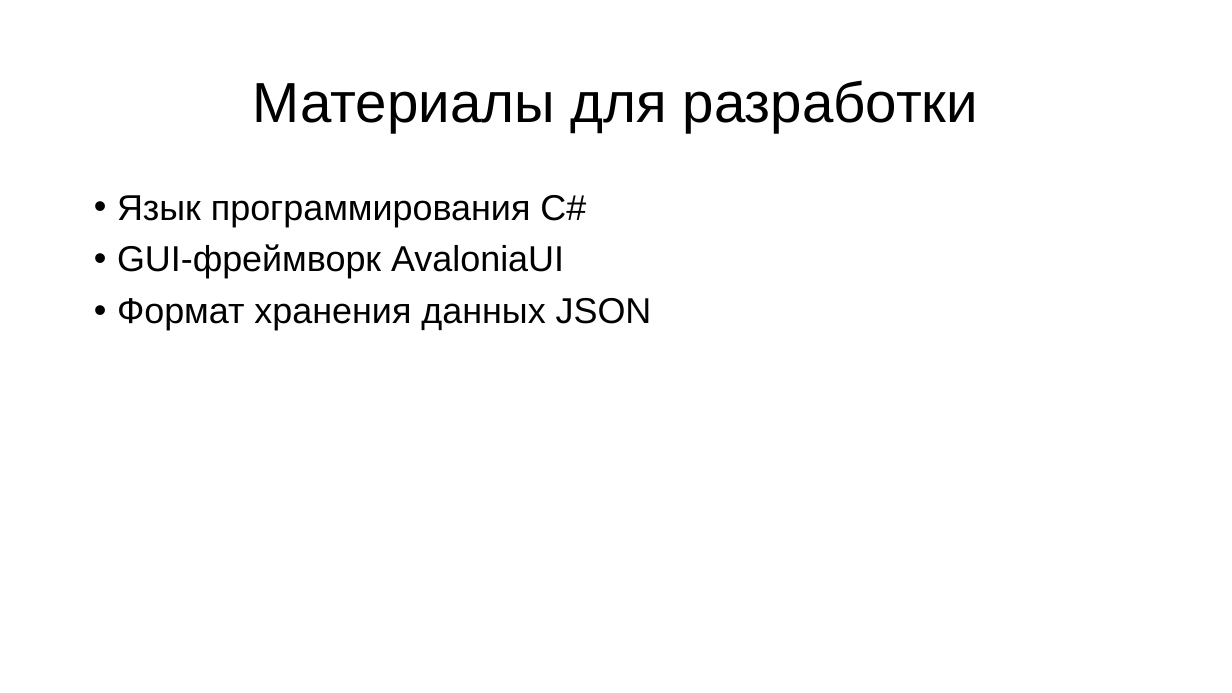
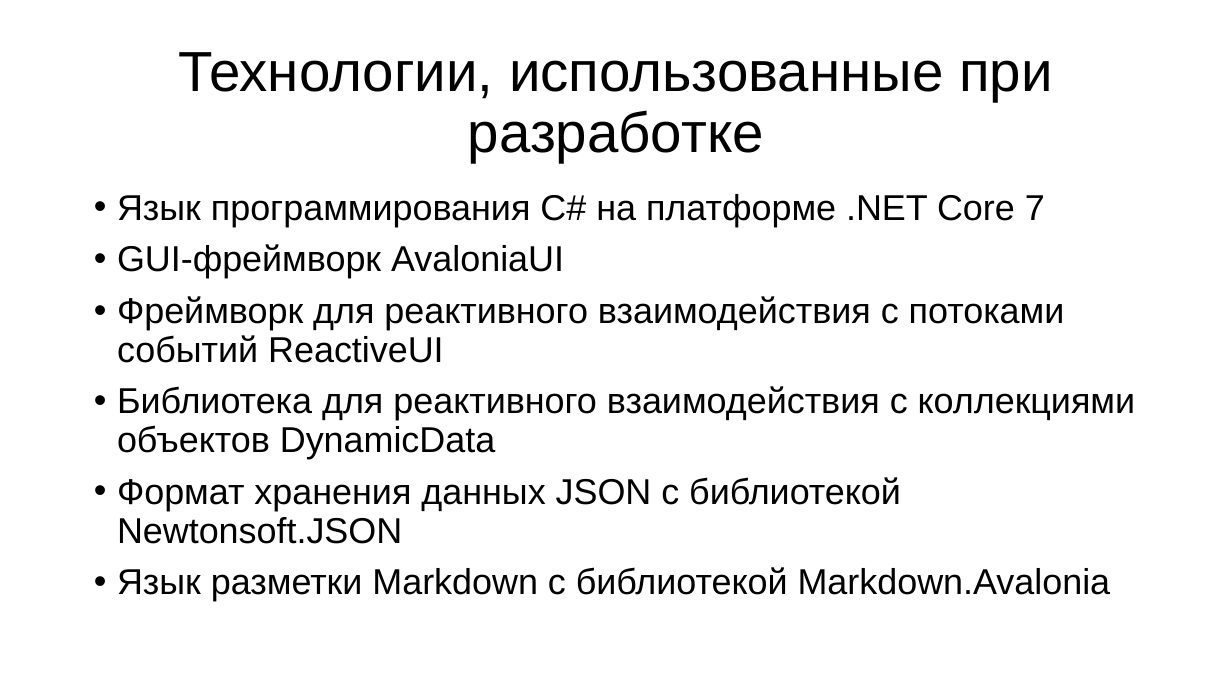
Before and after one commit to ShinyZero0/project, a slide deck: slide 4 of Melnik-Pavel-11A.pptx. Drawn at 1232x693 pixels with LibreOffice and Linux fonts; fonts in the diff are those of the drawing. Boxes give left, top, right and bottom in pixels: in the first picture for what was removed or moved away, otherwise in the second. Text is boxed around its words. In the diff, an @@ line names an element or a change of style, - is before the commit and + after.

```diff
--- a/Melnik-Pavel-11A.pptx
+++ b/Melnik-Pavel-11A.pptx
@@ title at (178,52,1052,163): text changed @@
-Материалы для разработки
+Технологии, использованные при разработке
@@ text at (117,194,1045,227): text changed @@
-• Язык программирования C#
+• Язык программирования C# на платформе .NET Core 7
@@ text at (117,296,1136,601): text changed @@
-• Формат хранения данных JSON
+• Фреймворк для реактивного взаимодействия с потоками событий ReactiveUI
+• Библиотека для реактивного взаимодействия с коллекциями объектов DynamicData
+• Формат хранения данных JSON с библиотекой Newtonsoft.JSON
+• Язык разметки Markdown с библиотекой Markdown.Avalonia
```
Also in this commit, not shown: 3 other slides changed, 4 other files.
